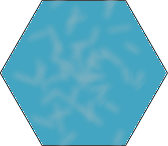
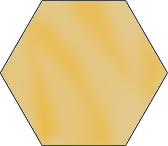
Layers edited between the first and the second 168×146 image:
added layer "Layer #1" above "Layer" over left=2, top=1, right=166, bottom=145
hid "hex.gif copy" over left=2, top=0, right=167, bottom=146
showed "hex.gif" over left=2, top=0, right=167, bottom=146
